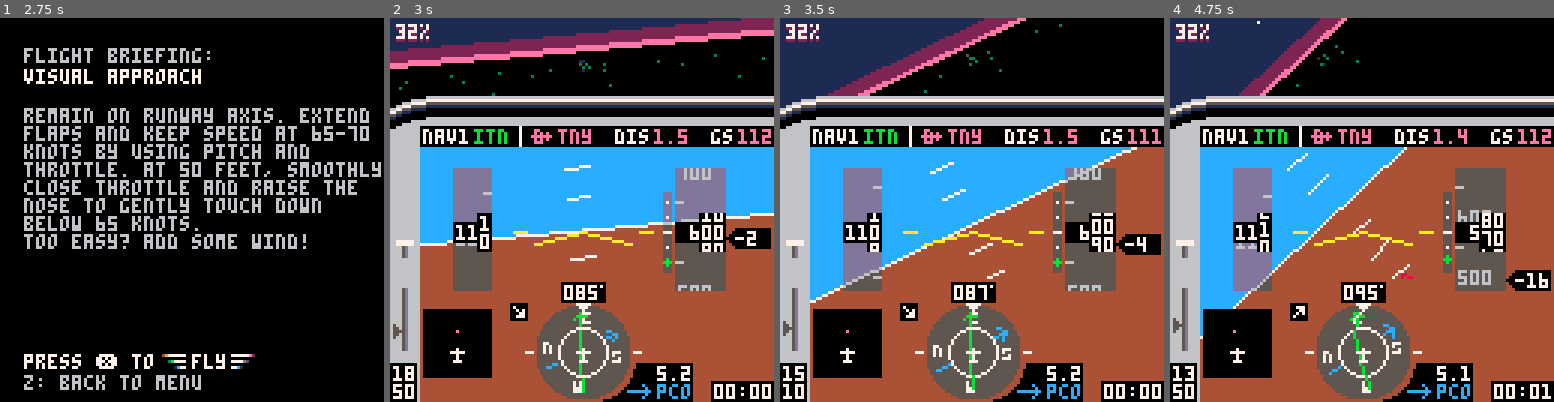
Above: before the commit, frames 1-4 (left to right).
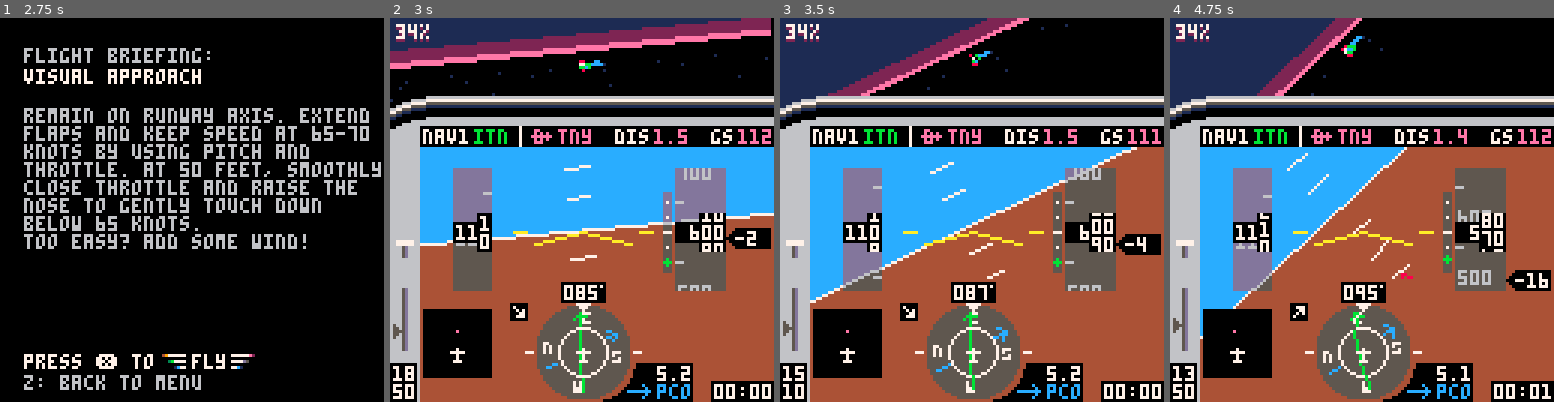
Above: after the commit, the same moments.

Repository: freds72/tiny_sim
Game: PICO-8 cartridge carts/tinysim.p8
Same seed, same stepped clock (60 frames per second), same inputs: the game is played once before the commit and once after it.
Inputs:
- Up to frame 1 (2.75 s): tap O (Z key) at 0.33, 0.7, 1.43, 2.22 s; tap X (X key) at 1.07, 2.07, 2.4, 2.73 s; hold Left 1.97-2.37 s; hold Down from 2.42 s (still down)
- Up to frame 2 (3 s): release Down at 2.82 s; hold Right from 2.87 s (still down)
- Up to frame 3 (3.5 s): keep holding Right; tap X (X key) at 3.07, 3.4 s; tap O (Z key) at 3.1 s
- Up to frame 4 (4.75 s): release Right at 3.53 s; hold Up 3.58-4.08 s; tap X (X key) every 0.33 s from 3.73 to 4.73 s; tap O (Z key) at 3.98 s; hold Right 4.13-4.53 s; hold Down from 4.58 s (still down)

Frame 1 is identical in both runs. In frame 2, 0.4% of the frame differs, in the area x 0-100%, y 0-22%; in frame 3, 0.6%; in frame 4, 2.3%, in the area x 4-56%, y 0-21%.

Commit message:
fixing bad merge

Diff:
--- a/carts/tinysim.p8
+++ b/carts/tinysim.p8
@@ -1,23 +1,24 @@
 pico-8 cartridge // http://www.pico-8.com
 version 16
 __lua__
---tiny sim 0.60
---@yellowbaron, 3d engine @freds72
+-- tiny sim 0.60
+-- @yellowbaron, 3d engine @freds72
+-- 3d math portions from threejs
 
 --scenarios (name,lat,lon,hdg,alt,pitch,bank,throttle,tas,gps dto,nav1,nav2)
 local scenarios={
-	{"visual approach",-417,326.3,85,600,-1,0,25,112,3,2,1},
- {"final approach",-408.89,230.77,85,1000,1,0,75,112,3,2,1},
- {"full approach",-222.22,461.54,313,3000,0,0,91,112,3,2,1},
+  {"visual approach",-417,326.3,85,600,-1,0,25,112,3,2,1},
+  {"final approach",-408.89,230.77,85,1000,1,0,75,112,3,2,1},
+  {"full approach",-222.22,461.54,313,3000,0,0,91,112,3,2,1},
 	{"engine failure!",-422.2,408,85,500,10,0,0,65,4,2,5},
- {"unusual attitude",-222.22,461.54,330,450,99,99,100,112,3,2,1},
+  {"unusual attitude",-222.22,461.54,330,450,99,99,100,112,3,2,1},
 	{"free flight",-421,370,85,0,0,0,0,0,3,2,1}}
 
---weather (name,wind,ceiling)
+--weather (name,wind,ceiling,bg color,sky gradient,light_ramp x offset, inverse light distance)
 local wx={
-	{"clear, calm",{0,0},20000},
- {"clouds, breezy",{60,10},500},
- {"low clouds, stormy",{10,30},200}}
+	{name="clear, calm",dir={0,0},sky_gradient={0xee,0xffff,0x2e,0xffff,0x11,0xffff}},
+  {name="clouds, breezy",dir={60,10},ceiling=500,horiz=48,sky_gradient={0x66,0xa5a5,0x65,0xa5a5,0x55,0xa5a5},cloud={0x61,0x6d,0b0100111001000000.1},light_ramp=68,light_dist=12},
+  {name="low clouds, stormy",dir={10,30},ceiling=200,horiz=32,sky_gradient={0x51,0x5a5a,0x50,0x5a5a},cloud={0xd5,0x15,0xa5a5},light_ramp=68,light_dist=8}}
 
 --airport and navaid database (rwy hdg < 180)
 local db={
@@ -31,6 +32,9 @@
 palt(15,true)
 palt(0,false)
 local frame,frame2=0,0
+
+-- scenario + weather selection
+local scen,wnd=1,1
 
 -- plane pos/orientation
 local lat,lon,heading,pitch,bank
@@ -127,8 +131,6 @@
 		dto=s[10]
   nav1=s[11]
   nav2=s[12]
-  wind=wx[wnd][2]
-  ceiling=wx[wnd][3]
   if(pitch==99) bank,pitch=unusual()
 end
 
@@ -576,6 +578,7 @@
 end
 
 function calcwind()
+  local wind=wx[wnd].dir
   relwind=heading-wind[1]
   relwind=(relwind+180)%360-180
   relh=-wind[2]*cos(relwind/360)
@@ -615,7 +618,7 @@
   print("flight:",8,37,item==0 and c or 7)
   print(scenarios[scen][1],44,37,7)
  	print("weather:",8,47,item==1 and c or 7)
-  print(wx[wnd][1],44,47,7)
+  print(wx[wnd].name,44,47,7)
   print("press ❎ for briefing",8,57,7)
   print("x/z: throttle",8,80,6)
   print("q: toggle flaps",8,87,6)
@@ -858,14 +861,8 @@
    --3d
   	zbuf_clear()
 
-   local q=make_q(v_right,-pitch/360)
-	  q_x_q(q,make_q(v_fwd,-bank/360))
-	  local q2=make_q(v_up,heading/360-0.25)
-	  q_x_q(q2,q)
-	  -- avoid matrix skew
-	  q_normz(q2)
 	  -- update cam
-	  cam:track({lat,(alt+4.4)/120,lon},q2) --correction for height of pilot in airplane
+	  cam:track({lat,(alt+4.4)/120,lon},-pitch/360,heading/360-0.25,-bank/360) --correction for height of pilot in airplane
 
 	  zbuf_filter(actors)
 
@@ -887,11 +884,12 @@
 	 elseif menu==3 then
 	   drawbriefing()
 	 else
-	 	cls()
- 		clip()
+	 	cls(0)
+ 		clip(0,0,127,40)
    -- 3d
 	  draw_ground()
 	  zbuf_draw()
+  	draw_clouds()
 
     dispai()
     drawstatic()
@@ -964,19 +962,18 @@
 function zbuf_draw()
 	local objs={}
 	for _,d in pairs(drawables) do
-		-- cull objects too far
-		-- todo: fix sqr_dist
-  if sqr_dist(cam.pos,d.pos)<6000 then
-		 collect_drawables(d.model,d.m,objs)
-  end
+    -- todo: cull objects too far
+		collect_drawables(d.model,d.m,d.pos,objs)
 	end
 	-- z-sorting
 	sort(objs)
 	-- actual draw
 	for i=1,#objs do
 		local d=objs[i]
-		local r=min(3,-24/d.key)
-		if(r>1) circfillt(d.x,d.y,r,light_shades[d.c])
+		if d.kind==0 then
+			local r=min(3,-24/d.key)
+			if(r>1) circfillt(d.x,d.y,r,light_shades[d.c])
+		end
 	end
 end
 
@@ -1067,52 +1064,19 @@
 	v[1],v[2],v[3]=m[1]*x+m[2]*y+m[3]*z,m[5]*x+m[6]*y+m[7]*z,m[9]*x+m[10]*y+m[11]*z
 end
 
--- quaternion
-function make_q(v,angle)
-	angle/=2
-	-- fix pico sin
-	local s=-sin(angle)
-	return {v[1]*s,
-	        v[2]*s,
-	        v[3]*s,
-	        cos(angle)}
-end
-function q_clone(q)
-	return {q[1],q[2],q[3],q[4]}
-end
-function q_normz(q)
-	local d=v_dot(q,q)+q[4]*q[4]
-	if d>0 then
-		d=sqrt(d)
-		q[1]/=d
-		q[2]/=d
-		q[3]/=d
-		q[4]/=d
-	end
-end
-
-function q_x_q(a,b)
-	local qax,qay,qaz,qaw=a[1],a[2],a[3],a[4]
-	local qbx,qby,qbz,qbw=b[1],b[2],b[3],b[4]
-
-	a[1]=qax*qbw+qaw*qbx+qay*qbz-qaz*qby
-	a[2]=qay*qbw+qaw*qby+qaz*qbx-qax*qbz
-	a[3]=qaz*qbw+qaw*qbz+qax*qby-qay*qbx
-	a[4]=qaw*qbw-qax*qbx-qay*qby-qaz*qbz
-end
-function m_from_q(q)
-	local x,y,z,w=q[1],q[2],q[3],q[4]
-	local x2,y2,z2=x+x,y+y,z+z
-	local xx,xy,xz=x*x2,x*y2,x*z2
-	local yy,yz,zz=y*y2,y*z2,z*z2
-	local wx,wy,wz=w*x2,w*y2,w*z2
-
-	return {
-		1-(yy+zz),xy+wz,xz-wy,0,
-		xy-wz,1-(xx+zz),yz+wx,0,
-		xz+wy,yz-wx,1-(xx+yy),0,
-		0,0,0,1
-	}
+function make_m_from_euler(x,y,z)
+		local a,b = cos(x),-sin(x)
+		local c,d = cos(y),-sin(y)
+		local e,f = cos(z),-sin(z)
+    local ac,ad,bc,bd = a * c, a * d, b * c, b * d
+
+    -- yzx order
+    return {
+      c * e, f, -d * e,0,
+      bd - ac * f, a * e, ad * f + bc,0,
+      bc * f + ad, -b * e, ac - bd * f,0,
+      0,0,0,1
+    }
 end
 
 -- only invert 3x3 part
@@ -1138,9 +1102,10 @@
 end
 
 local znear,zdir=1,-1
-function collect_drawables(model,m,out)
-  -- project point cache
+function collect_drawables(model,m,pos,out)
+  -- vertex cache
   local p={}
+
  -- edges
  for i=1,#model.e do
 		local e=model.e[i]
@@ -1182,14 +1147,16 @@
 
 		-- draw line
 		if viz==true then
- 		local x0,y0,z0,w0=cam:project2d(a)
- 		local x1,y1,z1,w1=cam:project2d(b)
- 		-- is it a light line?
+   local p0=cam:project2d(a)
+   local p1=cam:project2d(b)
+   -- is it a light line?
    if e.n then
- 		 lightline(x0,y0,x1,y1,c,0,w0,t*e.n,w1,out)
- 		else
- 			line(x0,y0,x1,y1,c)
- 		end
+     --local bloom=lerp(24,12,mid(-20*v_dot({cam.m[3],cam.m[7],cam.m[11]},v_up),0,1))
+     --lightline(x0,y0,x1,y1,c,0,w0,t*e.n,w1,bloom,out)
+     line(p0[1],p0[2],p1[1],p1[2],c)
+   else
+     --line(x0,y0,x1,y1,c)
+   end
 		end
 	end
 end
@@ -1235,15 +1202,19 @@
 		if d1>0 then
 			if d0<=0 then
 				local r=make_v(v0,v1)
-				v_scale(r,d0/(d0-d1))
+				local t=d0/(d0-d1)
+				v_scale(r,t)
 				v_add(r,v0)
+				if(v0[4]) r[4],r[5]=lerp(v0[4],v1[4],t),lerp(v0[5],v1[5],t)
 				add(res,r)
 			end
 			add(res,v1)
 		elseif d0>0 then
 			local r=make_v(v0,v1)
-			v_scale(r,d0/(d0-d1))
+			local t=d0/(d0-d1)
+			v_scale(r,t)
 			v_add(r,v0)
+			if(v0[4]) r[4],r[5]=lerp(v0[4],v1[4],t),lerp(v0[5],v1[5],t)
 			add(res,r)
 		end
 		v0,d0=v1,d1
@@ -1257,41 +1228,31 @@
 	local a={
 		pos=v_clone(p),
 		-- north is up
-		q=make_q(v_up,angle-0.25)
+		m=make_m_from_euler(0,angle-0.25,0)
   }
+
   a.model=all_models[model]
 	a.update=a.update or nop
-	-- init orientation
-	local m=m_from_q(a.q)
-	m_set_pos(m,p)
-	a.m=m
+	-- init position
+  m_set_pos(a.m,p)
 	return a
 end
 
 function make_cam(x0,y0,focal)
+	-- clip planes
+ local znear=0.25
+
 	local c={
 		pos={0,0,3},
-		q=make_q(v_up,0),
 		update=function(self)
-      -- keep world orientation in mw
-			self.mw,self.m=m_from_q(self.q),m_from_q(self.q)
-			m_inv(self.m)
 		end,
-		track=function(self,pos,q)
-			self.pos,q=v_clone(pos),q_clone(q)
-			self.q=q
+		track=function(self,pos,x,y,z)
+			self.pos=v_clone(pos)
+      self.m=make_m_from_euler(x,y,z)
+      self.m_billboard=make_m_from_euler(x,0,z)
+      m_inv(self.m)
+      m_inv(self.m_billboard)
 		end,
-		project=function(self,x,y,z)
-			-- world to view
-			x-=self.pos[1]
-			y-=self.pos[2]
-			z-=self.pos[3]
-			x,y,z=m_x_xyz(self.m,x,y,z)
-
-			-- view to screen
-	 	  local w=focal/z
- 		  return x0+x*w,y0-y*w,z,w
-    end,
     -- to camera space
     modelview=function(self,m,v)
       v=v_clone(v)
@@ -1306,55 +1267,96 @@
     project2d=function(self,v)
   	  -- view to screen
   	  local w=focal/v[3]
-  	  return x0+v[1]*w,y0-v[2]*w,v[3],w
+  	  return {x0+v[1]*w,y0-v[2]*w,w,v[4] and v[4]*w,v[5] and v[5]*w}
+		end,
+		-- draw the given vertices using function fn
+		-- performs cam space clipping
+		draw=function(self,fn,v,c)
+ 		-- clip loop
+		 v=plane_poly_clip({0,0,-1},{0,0,znear},v)
+			fn(v,c)
 		end
 	}
 	return c
 end
 
+--[[
 local stars={}
 for i=1,48 do
-	local v={rnd()-0.5,rnd(0.5),rnd()-0.5}
+	local v={rnd()-0.5,rnd(0.25),rnd()-0.5}
 	v_normz(v)
+  -- shade star according to height
+  v.c=sget(4*min(v[2]*3,1),24)
 	v_scale(v,32)
 	add(stars,v)
 end
-
-local sky_gradient={0xee,0x2e,0x11}
---local sky_gradient={0x55,0x55,0x55} --bad weather gradient wx[1] and wx[2]
-local sky_fillp={0xffff,0xffff,0xffff}
+]]
+function draw_clouds()
+  local weather=wx[wnd]
+ local ceiling=weather.ceiling
+ -- clear sky?
+ if not ceiling then
+  -- stars
+  --[[
+ 	  for _,v in pairs(stars) do
+			local x,y,z,w=cam:project(cam.pos[1]+v[1],cam.pos[2]+v[2],cam.pos[3]+v[3])
+			if(z>0) pset(x,y,v.c)
+		end
+    ]]
+		return
+ end
+
+ local cloudy=ceiling/120-cam.pos[2]
+ local zfar=512
+ local cloudplane={
+			{zfar,cloudy,zfar,0,0},
+			{-zfar,cloudy,zfar,32*16,0},
+			{-zfar,cloudy,-zfar,32*16,32*16},
+			{zfar,cloudy,-zfar,0,32*16}}
+ for _,v in pairs(cloudplane) do
+    m_x_v(cam.m,v)
+ end
+ --
+ local clipplanes={
+	  {0,0,-1},{0,0,1},
+		{0.707,0,-0.707},{0.25,0,0},
+		{-0.707,0,-0.707},{0,0,0},
+		{0,0.707,-0.707},{0,0,0},
+		{0,-0.707,-0.707},{0,0,0}}
+	for i=1,#clipplanes,2 do
+	 cloudplane=plane_poly_clip(clipplanes[i],clipplanes[i+1],cloudplane)
+	end
+ --fillp(dither_pat[flr((#dither_pat-1)*mid(abs(cloudy/12),0,1))+1]+0x.ff)
+ fillp(weather.cloud[3])
+ -- pick in/above color
+ project_poly(cloudplane,weather.cloud[cloudy>0 and 1 or 2])
+ fillp()
+end
+
 function draw_ground(self)
-
 	-- draw horizon
-	local zfar=-2048
-	local x,y=-zfar,zfar
+	local zfar=-(wx[wnd].horiz or 2048)
+	local x,y=-2048,2048
 	local farplane={
 			{x,y,zfar},
 			{x,-y,zfar},
 			{-x,-y,zfar},
 			{-x,y,zfar}}
-	-- ground normal in cam space
-	local n={0,1,0}
-	m_x_v(cam.m,n)
-
-	for k=0,#sky_gradient-1 do
+	-- up in cam space
+	local n=m_up(cam.m)
+
+ local sky_gradient,k=wx[wnd].sky_gradient,0
+	for i=1,#sky_gradient,2 do
 		-- ground location in cam space
 		local p={0,cam.pos[2]-48*k*k,0}
 		m_x_v(cam.m,p)
-
-		local v0=farplane[#farplane]
-		local sky=plane_poly_clip(n,p,farplane)
-		-- complete line?
-		fillp(sky_fillp[k+1])
-		polyfill(sky,sky_gradient[k+1])
+		farplane=plane_poly_clip(n,p,farplane)
+		fillp(sky_gradient[i+1])
+    -- display
+		project_poly(farplane,sky_gradient[i])
+    k+=1
 	end
  fillp()
-
- -- stars
-	for _,v in pairs(stars) do
-		local x,y,z,w=cam:project(cam.pos[1]+v[1],cam.pos[2]+v[2],cam.pos[3]+v[3])
-		if(z>0) pset(x,y,7)
-	end
 
 	local cy=cam.pos[2]
 
@@ -1367,16 +1369,34 @@
 		local ii=scale*i-dx+x0
 		for j=-4,4 do
 			local jj=scale*j-dy+z0
-			local x,y,z,w=cam:project(ii,0,jj)
-			if z>0 then
-				pset(x,y,3)
+			local v={ii,0,jj}
+			v_add(v,cam.pos,-1)
+   m_x_v(cam.m,v)
+			v=cam:project2d(v)
+			if v[3]>0 then
+				pset(v[1],v[2],1)
 			end
- 		end
+ 	end
+	end
+end
+
+function project_poly(p,c)
+	if #p>2 then
+		local p0=cam:project2d(p[1])
+		local p1=cam:project2d(p[2])
+		for i=3,#p do
+			local p2=cam:project2d(p[i])
+			trifill(p0[1],p0[2],p1[1],p1[2],p2[1],p2[2],c)
+			p1=p2
+		end
 	end
 end
 
 -- draw a light line
-function lightline(x0,y0,x1,y1,c,u0,w0,u1,w1,out)
+function lightline(x0,y0,x1,y1,c,u0,w0,u1,w1,bloom,out)
+
+  -- get color ramp from weather
+  local ramp,light_dist=wx[wnd].light_ramp or 64,wx[wnd].light_dist or 2
 
  local w,h=abs(x1-x0),abs(y1-y0)
 
@@ -1393,17 +1413,19 @@
 		 local t=-y0/h
 		 -- todo: unroll lerp
 	  x0,y0,u0,w0=x0+w*t,0,lerp(u0,u1*w1,t),lerp(w0,w1,t)
+	  prevu=nil
   end
 
    for y=y0,min(y1,40) do
 		  local u=flr(u0/w0)
-    if prevu!=u then
-     pset(x0,y,sget(64+3*mid(w0/16,0,1),c))
-					-- avoid too many lights!
-					if w0>12 then
-						add(out,{key=-w0,x=x0,y=y,c=c})
-					end
-				end
+    if prevu and prevu!=u then
+ 				local col=sget(ramp+3*mid(w0/light_dist,0,1),c)
+     if(col!=15) pset(x0,y,col)
+      -- avoid too many lights!
+      if bloom and w0>bloom then
+        add(out,{key=-w0,x=x0,y=y,c=c,kind=0})
+      end
+     end
      x0+=w/h
      u0+=du
      w0+=dw
@@ -1421,17 +1443,19 @@
 	    -- u is not linear
 	    -- u*w is
 	    x0,y0,u0,w0=0,y0+h*t,lerp(u0,u1*w1,t),lerp(w0,w1,t)
+	    prevu=nil
 	  end
 
 
    for x=x0,min(x1,127) do
 		  local u=flr(u0/w0)
-    if prevu!=u then
-     pset(x,y0,sget(64+3*mid(w0/16,0,1),c))
-					if w0>12 then
-			   add(out,{key=-w0,x=x,y=y0,c=c})
+      if prevu and prevu!=u then
+        local col=sget(ramp+3*mid(w0/light_dist,0,1),c)
+        if(col!=15) pset(x,y0,col)
+	  	  if bloom and w0>bloom then
+			    add(out,{key=-w0,x=x,y=y0,c=c,kind=0})
 			  end
-			 end
+			end
 		  y0+=h/w
 		  u0+=du
 		  w0+=dw
@@ -1480,24 +1505,10 @@
  end
 end
 
-function polyfill(p,c)
-	if #p>2 then
-		local x0,y0=cam:project2d(p[1])
-		local x1,y1=cam:project2d(p[2])
-		for i=3,#p do
-			local x2,y2=cam:project2d(p[i])
-			trifill(x0,y0,x1,y1,x2,y2,c)
-			x1,y1=x2,y2
-		end
-	end
-end
-
 -->8
 -- transparent drawing functions
 
 -- init transparent colors
-
--- hardcoded colors
 local shades=unpack_ramp(1,8)
 
 function rectfillt(x0,y0,x1,y1)
@@ -1598,30 +1609,6 @@
 		model.v={}
 		for i=1,unpack_int() do
 			add(model.v,{unpack_double(scale),unpack_double(scale),unpack_double(scale)})
-		end
-
-		-- faces
-		model.f={}
-		for i=1,unpack_int() do
-			local f={ni=i,vi={},c=unpack_int(),double_sided=unpack_int()==1 or nil,z=unpack_double()}
-			-- vertex indices
-			for i=1,unpack_int() do
-				add(f.vi,unpack_int())
-			end
-			add(model.f,f)
-		end
-
-		-- normals
-		model.n={}
-		for i=1,unpack_int() do
-			add(model.n,{unpack_float(),unpack_float(),unpack_float()})
-		end
-
-		-- n.p cache
-		model.cp={}
-		for i=1,#model.f do
-			local f=model.f[i]
-			add(model.cp,v_dot(model.n[i],model.v[f.vi[1]]))
 		end
 
 		-- edges
Not shown, changed: 24 lines of the sprite sheet (__gfx__) section of carts/tinysim.p8
Not shown, changed: .gitignore
Not shown, changed: models/blender_export.py
Not shown, added: models/cloud.blend
Not shown, changed: models/landing_strip.blend
